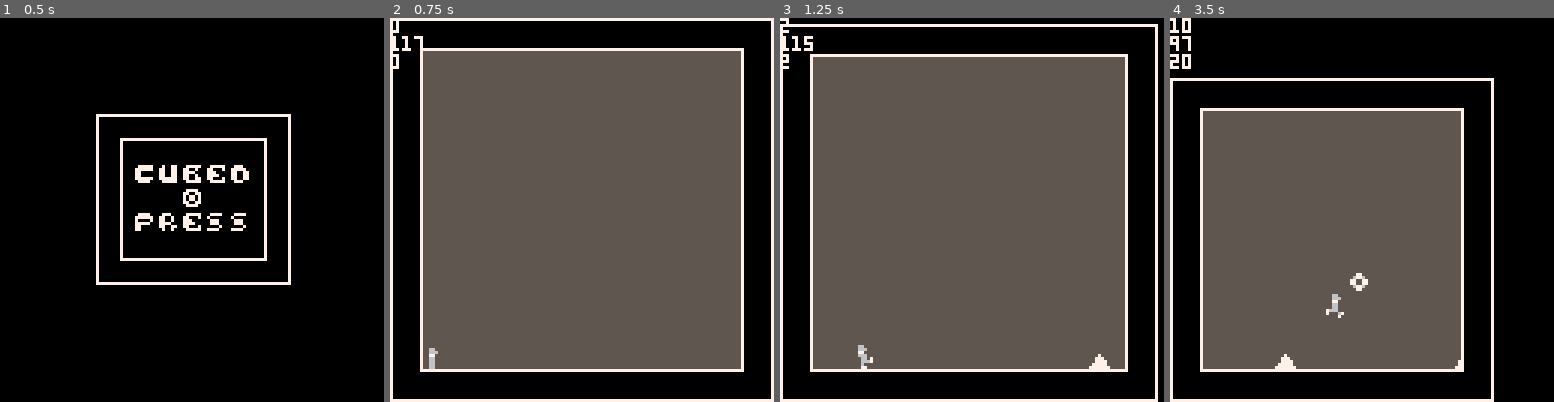
Above: before the commit, frames 1-4 (left to right).
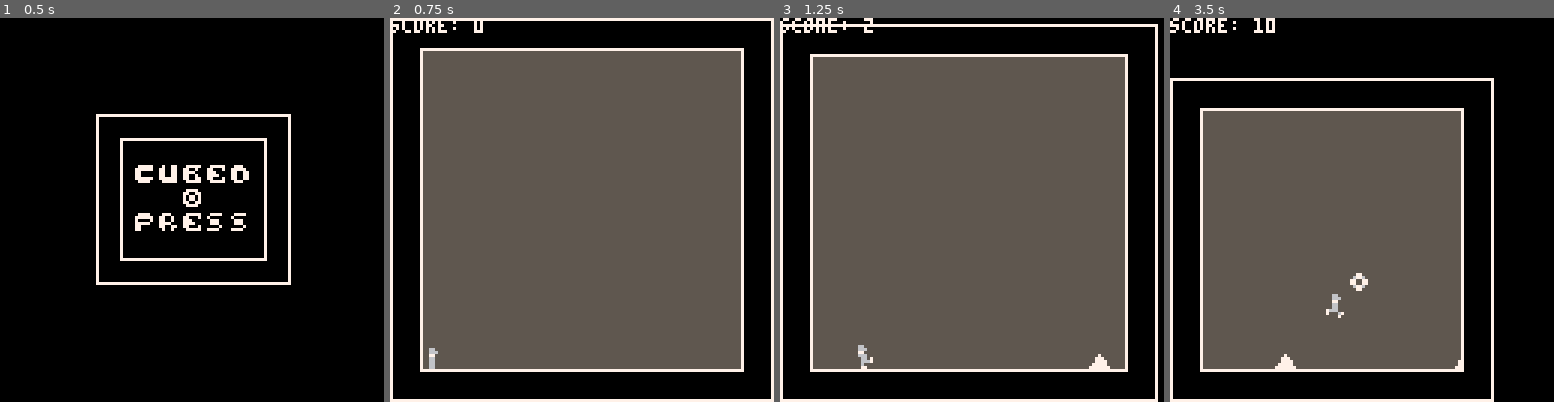
Above: after the commit, the same moments.

Repository: oct2pus/Cubed
Game: PICO-8 cartridge leapoffaith.p8
Same seed, same stepped clock (60 frames per second), same inputs: the game is played once before the commit and once after it.
Inputs:
- Up to frame 1 (0.5 s): no input
- Up to frame 2 (0.75 s): tap O (Z key) at 0.7 s
- Up to frame 3 (1.25 s): no input
- Up to frame 4 (3.5 s): tap O (Z key) every 0.4 s from 1.7 to 3.3 s

Frame 1 is identical in both runs. In frame 2, 0.4% of the frame differs, in the area x 0-25%, y 0-14%; in frame 3, 0.5%; in frame 4, 0.7%, in the area x 0-28%, y 0-14%.

Commit message:
im calling this done

Diff:
--- a/leapoffaith.p8
+++ b/leapoffaith.p8
@@ -73,6 +73,7 @@
 
 function end_game()
 	if screen.x < 18 then
+	 sfx(2)
 		return true
 	else
 		return false
@@ -128,6 +129,7 @@
 		repeat
 			if player.invuln <= 0 and player.x >= spike[1] and player.x+4 <= spike[5] then
 				if player.y+8 >= y then
+				sfx(0)
 				screen.x -= 10
 				screen.y += 10
 				player.y_speed -= 2
@@ -179,6 +181,7 @@
 		local hitorb = {orb[4], orb[5], orb[4]+8, orb[5]+8}
 		if collision(hitbox, hitorb) then
 			del(orbs, orb)
+			sfx(3)
 			score += 10
 		 if screen.x > 88 then
 		 	screen.x = 117
@@ -197,6 +200,7 @@
 function jump_player(jump)
   if jump and player.floored then
 		z.frame += 1
+		sfx(1)
 		if (z.speed < z.decay) then
 			player.y_velocity = z.decay
 			player.y_speed = z.decay
@@ -345,9 +349,7 @@
 end
 
 function draw_debug()
-	print(score)
-	print(screen.x)
-	print(screen.y)
+	print("score: "..score)
 end
 
 function draw_player()
Not shown, changed: the thumbnail (__label__) section of leapoffaith.p8
Not shown, changed: the sound effects (__sfx__) section of leapoffaith.p8
